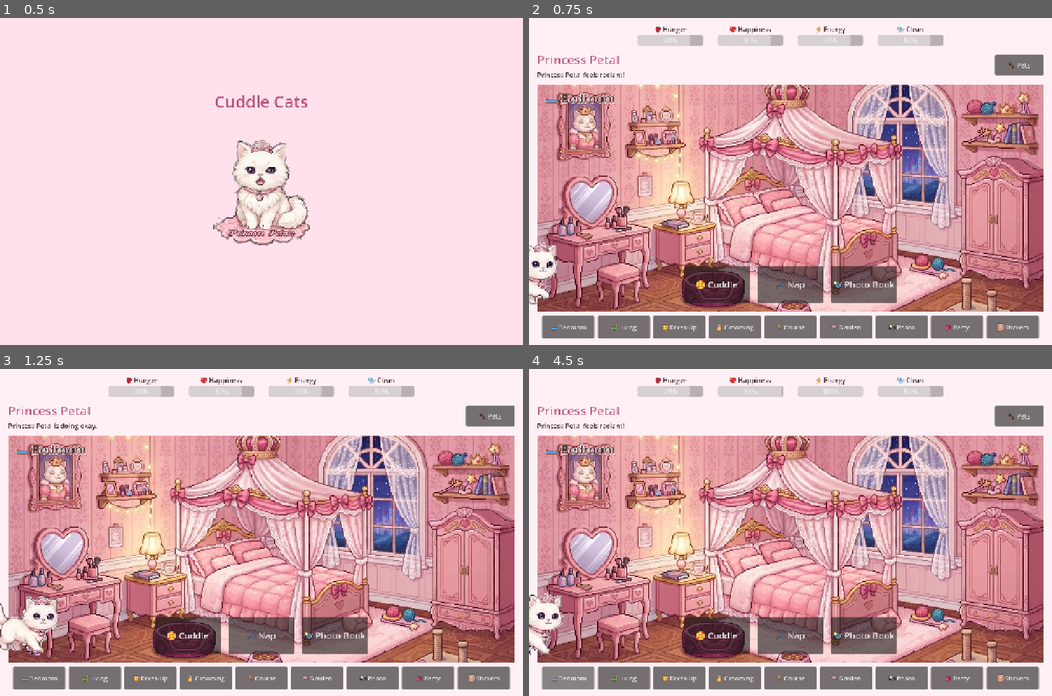
Above: before the commit, frames 1-4 (two rows, left to right).
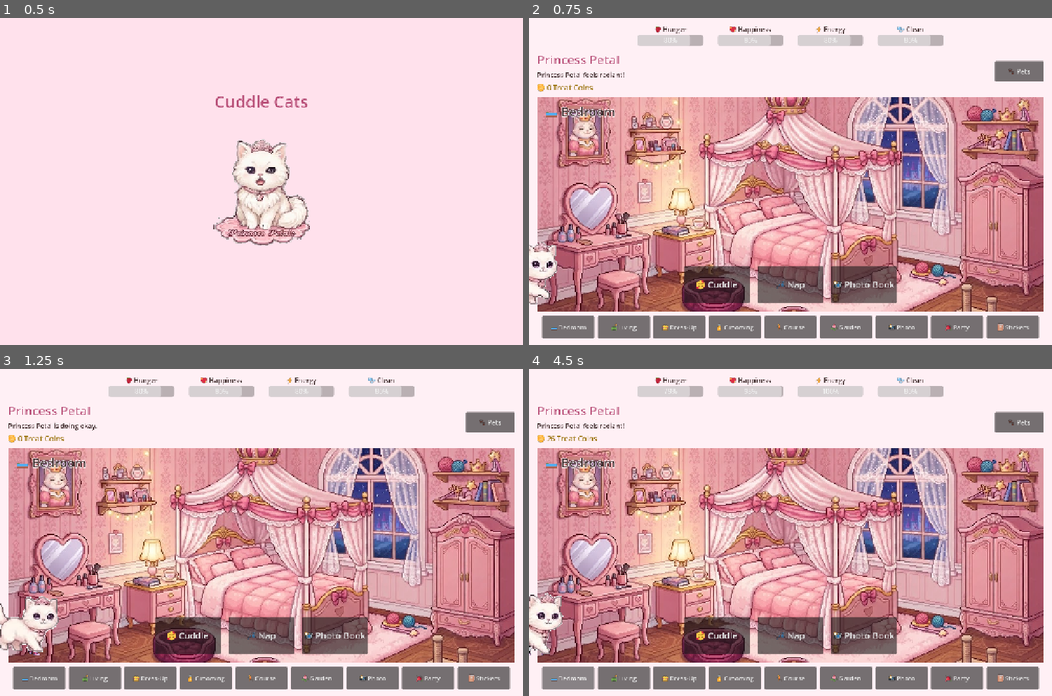
Above: after the commit, the same moments.

Repository: tux-te/CuddleCats
Game: Godot game, scene res://scenes/title_screen.tscn
Two runs of this game, one before a commit and one after it. Both use one fixed random seed, a clock stepped at 60 frames per second and the inputs below.
Inputs (mouse positions are in pixels of both pictures, inside the frame that each line leads up to):
- Up to frame 1 (0.5 s): no input
- Up to frame 2 (0.75 s): move the mouse to (905, 165) at 0.52 s; click (905, 165) at 0.67 s
- Up to frame 3 (1.25 s): no input
- Up to frame 4 (4.5 s): click "🥰 Cuddle" at 1.25 s; click "💤 Nap" at 2 s; click "🐾 Pets" at 2.75 s; click "📸 Photo Book" at 3.5 s; click "🛏️ Bedroom" at 4.25 s

Frame 1 is identical in both runs. In frame 2, 36% of the frame differs, in the area x 1-99%, y 11-90%; in frame 3, 35%; in frame 4, 36%.

Commit message:
Add Treat Coins, confetti/sfx juice, idle reactions, a Treat Catch minigame, and Pompom's bedroom
- Treat Coins economy: every care action, trick, and sticker earns coins,
  shown live in the header, with a confetti + fanfare celebration every
  50 coins.
- Procedural confetti bursts and synthesized chime/pop sound effects
  (no new audio assets needed) play on stickers and milestones.
- The active room pet gives a small idle reaction after ~9s of no
  interaction so the screen never feels frozen.
- New Treat Catch minigame in the Living Room: tap falling treats for
  15s to earn bonus coins and happiness.
- Fix the Bath Room hardcoding the cat-styled grooming background after
  drying instead of asking PetalState for the active pet's version (Kiwi
  was showing Petal's background).
- Add Pompom & Sheila's custom dog-themed bedroom art.

Co-Authored-By: Claude Sonnet 5 <noreply@anthropic.com>

Diff:
--- a/autoload/petal_state.gd
+++ b/autoload/petal_state.gd
@@ -12,6 +12,8 @@
 signal navigate_to_room(room_id: String)
 signal photo_taken
 signal pet_changed
+signal coins_changed
+signal milestone_reached(total: int)
 
 const MAX_STAT := 100.0
 const DECAY_PER_SEC := 0.15
@@ -57,6 +59,9 @@
 		},
 		"exclusive_groups": [["collar_pink", "collar_lavender", "collar_blue", "collar_green"]],
 		"tricks": ["sit", "come", "wave"],
+		"rooms": {
+			"bedroom": "res://Sprites/backgrounds/dog_bedroom.jpg",
+		},
 	},
 	"sheila": {
 		"name": "Sheila",
@@ -69,6 +74,9 @@
 			"collar_green": {"icon": "res://Sprites/pompom_collars/green.png", "anchor": {"l": 0.15, "t": 0.56, "r": 0.85, "b": 0.82}},
 		},
 		"exclusive_groups": [["collar_pink", "collar_lavender", "collar_blue", "collar_green"]],
+		"rooms": {
+			"bedroom": "res://Sprites/backgrounds/dog_bedroom.jpg",
+		},
 		"tricks": ["sit", "come", "wave"],
 	},
 	"kiwi": {
@@ -153,6 +161,7 @@
 	happiness = minf(MAX_STAT, happiness + 10.0)
 	stats_changed.emit()
 	award_sticker("tricks")
+	add_coins(3)
 
 const FRIENDS := {
 	"marigold": {"name": "Princess Marigold", "cutout": "res://Sprites/friend_cutout.png"},
@@ -202,6 +211,7 @@
 	"party": {"emoji": "🎉", "label": "Party Time"},
 	"fish": {"emoji": "🐟", "label": "Fisher"},
 	"tricks": {"emoji": "🎾", "label": "Good Trick!"},
+	"catch": {"emoji": "🍬", "label": "Treat Catcher"},
 }
 var earned_stickers := {}
 
@@ -215,6 +225,22 @@
 		return
 	earned_stickers[id] = true
 	sticker_earned.emit(id)
+	add_coins(10)
+
+# Treat Coins: a simple, gentle reward currency. Every bit of care earns a
+# few, with a bigger crate every MILESTONE_STEP coins - just a fun "ding!"
+# moment, never anything a 5-year-old could fail to reach.
+const MILESTONE_STEP := 50
+var coins := 0
+
+func add_coins(amount: int) -> void:
+	if amount <= 0:
+		return
+	var before := coins
+	coins += amount
+	coins_changed.emit()
+	if coins / MILESTONE_STEP > before / MILESTONE_STEP:
+		milestone_reached.emit(coins)
 
 func _ready() -> void:
 	_init_pet_records()
@@ -243,6 +269,7 @@
 	happiness = minf(MAX_STAT, happiness + 5.0)
 	stats_changed.emit()
 	award_sticker("feed")
+	add_coins(3)
 
 func play() -> void:
 	happiness = minf(MAX_STAT, happiness + 20.0)
@@ -250,44 +277,52 @@
 	cleanliness = maxf(0.0, cleanliness - 5.0)
 	stats_changed.emit()
 	award_sticker("play")
+	add_coins(4)
 
 func pet_her() -> void:
 	happiness = minf(MAX_STAT, happiness + 12.0)
 	stats_changed.emit()
 	award_sticker("pet")
+	add_coins(1)
 
 func pet_friend() -> void:
 	happiness = minf(MAX_STAT, happiness + 8.0)
 	stats_changed.emit()
+	add_coins(1)
 
 func cuddle() -> void:
 	happiness = minf(MAX_STAT, happiness + 18.0)
 	energy = minf(MAX_STAT, energy + 5.0)
 	stats_changed.emit()
 	award_sticker("cuddle")
+	add_coins(3)
 
 func bathe() -> void:
 	cleanliness = minf(MAX_STAT, cleanliness + 30.0)
 	happiness = minf(MAX_STAT, happiness + 5.0)
 	stats_changed.emit()
 	award_sticker("bathe")
+	add_coins(5)
 
 func brush() -> void:
 	cleanliness = minf(MAX_STAT, cleanliness + 15.0)
 	happiness = minf(MAX_STAT, happiness + 10.0)
 	stats_changed.emit()
 	award_sticker("brush")
+	add_coins(4)
 
 func nap() -> void:
 	energy = minf(MAX_STAT, energy + 35.0)
 	stats_changed.emit()
 	award_sticker("nap")
+	add_coins(3)
 
 func stroll() -> void:
 	happiness = minf(MAX_STAT, happiness + 20.0)
 	energy = maxf(0.0, energy - 10.0)
 	stats_changed.emit()
 	award_sticker("stroll")
+	add_coins(4)
 
 func obstacle_course() -> void:
 	happiness = minf(MAX_STAT, happiness + 25.0)
@@ -295,6 +330,7 @@
 	cleanliness = maxf(0.0, cleanliness - 8.0)
 	stats_changed.emit()
 	award_sticker("obstacle")
+	add_coins(5)
 
 func take_photo(snapshot: Texture2D) -> void:
 	photos.append(snapshot)
@@ -304,21 +340,31 @@
 	happiness = minf(MAX_STAT, happiness + 10.0)
 	stats_changed.emit()
 	award_sticker("photo")
+	add_coins(3)
 
 func celebrate_party() -> void:
 	happiness = MAX_STAT
 	stats_changed.emit()
 	award_sticker("party")
+	add_coins(6)
 
 func catch_fish() -> void:
 	happiness = minf(MAX_STAT, happiness + 10.0)
 	stats_changed.emit()
 	award_sticker("fish")
+	add_coins(5)
+
+func catch_treat() -> void:
+	happiness = minf(MAX_STAT, happiness + 3.0)
+	stats_changed.emit()
+	award_sticker("catch")
+	add_coins(2)
 
 func invite_friend(id: String) -> void:
 	visiting_friend = id
 	happiness = minf(MAX_STAT, happiness + 20.0)
 	award_sticker("friend")
+	add_coins(4)
 	stats_changed.emit()
 	friend_changed.emit()
 
--- a/scenes/main.tscn
+++ b/scenes/main.tscn
@@ -128,6 +128,13 @@
 theme_override_colors/font_color = Color(0.23, 0.16, 0.16, 1)
 text = "Princess Petal feels radiant!"
 
+[node name="CoinsLabel" type="Label" parent="Root/Header/Info"]
+unique_name_in_owner = true
+layout_mode = 2
+theme_override_colors/font_color = Color(0.62, 0.47, 0.09, 1)
+theme_override_font_sizes/font_size = 18
+text = "🪙 0 Treat Coins"
+
 [node name="PetsButton" type="Button" parent="Root/Header"]
 unique_name_in_owner = true
 custom_minimum_size = Vector2(120, 50)
--- a/scenes/rooms/living_room.tscn
+++ b/scenes/rooms/living_room.tscn
@@ -217,3 +217,10 @@
 layout_mode = 2
 theme_override_font_sizes/font_size = 20
 text = "🎾 Tricks"
+
+[node name="TreatCatchButton" type="Button" parent="Buttons"]
+unique_name_in_owner = true
+custom_minimum_size = Vector2(160, 90)
+layout_mode = 2
+theme_override_font_sizes/font_size = 18
+text = "🍬 Treat Catch"
--- /dev/null
+++ b/scripts/confetti.gd
@@ -0,0 +1,38 @@
+extends RefCounted
+
+# Procedural confetti burst - no art assets needed, just a handful of
+# colored squares that pop outward and tumble down before fading. Used
+# for stickers, coin milestones, and other "yay!" moments.
+
+const COLORS := [
+	Color(1.0, 0.55, 0.7),
+	Color(1.0, 0.8, 0.3),
+	Color(0.55, 0.85, 1.0),
+	Color(0.7, 1.0, 0.6),
+	Color(0.85, 0.6, 1.0),
+]
+
+static func burst(parent: Control, at: Vector2, count: int = 18) -> void:
+	if not is_instance_valid(parent):
+		return
+	for _i in range(count):
+		var piece := ColorRect.new()
+		piece.color = COLORS[randi() % COLORS.size()]
+		piece.size = Vector2(randf_range(6.0, 12.0), randf_range(6.0, 12.0))
+		piece.position = at - piece.size / 2.0
+		piece.z_index = 20
+		piece.mouse_filter = Control.MOUSE_FILTER_IGNORE
+		piece.pivot_offset = piece.size / 2.0
+		parent.add_child(piece)
+
+		var angle := randf_range(0.0, TAU)
+		var dist := randf_range(60.0, 160.0)
+		var target := at + Vector2(cos(angle), sin(angle) * 0.6 - 0.4) * dist
+
+		var tween := parent.create_tween()
+		tween.set_parallel(true)
+		tween.tween_property(piece, "position", target - piece.size / 2.0, randf_range(0.5, 0.8)).set_trans(Tween.TRANS_CUBIC).set_ease(Tween.EASE_OUT)
+		tween.tween_property(piece, "rotation_degrees", randf_range(-360.0, 360.0), randf_range(0.5, 0.8))
+		tween.chain().tween_property(piece, "position:y", target.y - piece.size.y / 2.0 + 90.0, 0.5).set_trans(Tween.TRANS_QUAD).set_ease(Tween.EASE_IN)
+		tween.parallel().tween_property(piece, "modulate:a", 0.0, 0.4)
+		tween.chain().tween_callback(piece.queue_free)
--- a/scripts/main.gd
+++ b/scripts/main.gd
@@ -2,6 +2,11 @@
 
 const Feedback = preload("res://scripts/room_feedback.gd")
 const PetCameo = preload("res://scripts/pet_cameo.gd")
+const Confetti = preload("res://scripts/confetti.gd")
+const Sfx = preload("res://scripts/sfx.gd")
+
+const IDLE_REACTION_SECONDS := 9.0
+const IDLE_REACTIONS := ["😽 blink", "🐾 stretch~", "💤 yawn~", "😊 happy sigh"]
 
 const ROOMS := {
 	"bedroom": preload("res://scenes/rooms/bedroom.tscn"),
@@ -30,6 +35,7 @@
 @onready var pets_button: Button = %PetsButton
 @onready var pet_picker: Control = %PetPicker
 @onready var pet_list: HBoxContainer = %PetList
+@onready var coins_label: Label = %CoinsLabel
 
 var current_room: Control = null
 var current_room_id := "bedroom"
@@ -37,6 +43,7 @@
 var accessory_nodes := {}
 var static_owner: Texture2D
 var is_playing := false
+var seconds_since_interaction := 0.0
 
 func _ready() -> void:
 	static_owner = load("res://Sprites/owner.png")
@@ -47,7 +54,11 @@
 	PetalState.play_animation_requested.connect(_play_toy_animation)
 	PetalState.navigate_to_room.connect(_show_room)
 	PetalState.pet_changed.connect(_on_pet_changed)
+	PetalState.coins_changed.connect(_refresh_coins)
+	PetalState.sticker_earned.connect(_on_sticker_earned)
+	PetalState.milestone_reached.connect(_on_milestone_reached)
 	_refresh_stats()
+	_refresh_coins()
 
 	%BedroomButton.pressed.connect(_show_room.bind("bedroom"))
 	%LivingButton.pressed.connect(_show_room.bind("living"))
@@ -63,6 +74,39 @@
 	%ClosePetPickerButton.pressed.connect(_close_pet_picker)
 
 	_show_room("bedroom")
+
+	var idle_timer := Timer.new()
+	idle_timer.wait_time = 1.0
+	idle_timer.autostart = true
+	idle_timer.timeout.connect(_on_idle_tick)
+	add_child(idle_timer)
+
+func _refresh_coins() -> void:
+	coins_label.text = "🪙 %d Treat Coin%s" % [PetalState.coins, "" if PetalState.coins == 1 else "s"]
+
+func _on_sticker_earned(_id: String) -> void:
+	Sfx.chime(self)
+	if room_petal and is_instance_valid(room_petal):
+		Confetti.burst(current_room, room_petal.global_position + room_petal.size / 2.0, 14)
+
+func _on_milestone_reached(total: int) -> void:
+	Sfx.fanfare(self)
+	var at: Vector2 = room_petal.global_position + room_petal.size / 2.0 if room_petal and is_instance_valid(room_petal) else get_viewport_rect().size / 2.0
+	Confetti.burst(self, at, 30)
+	Feedback.pop(self, "🪙 %d Treat Coins! Yay!" % total, at + Vector2(-60, -60))
+
+# A little life in the room: if nobody has interacted for a while, the
+# pet gives a small cute reaction so the screen never feels frozen.
+# Resets whenever petting happens (see _on_room_pet_input).
+func _on_idle_tick() -> void:
+	seconds_since_interaction += 1.0
+	if seconds_since_interaction < IDLE_REACTION_SECONDS:
+		return
+	seconds_since_interaction = 0.0
+	if not room_petal or not is_instance_valid(room_petal) or is_playing:
+		return
+	_bounce_pet()
+	Feedback.pop(self, IDLE_REACTIONS.pick_random(), room_petal.global_position + Vector2(60, 0))
 
 func _show_room(id: String) -> void:
 	current_room_id = id
@@ -180,7 +224,9 @@
 	var is_click: bool = event is InputEventMouseButton and event.pressed
 	var is_touch: bool = event is InputEventScreenTouch and event.pressed
 	if is_click or is_touch:
+		seconds_since_interaction = 0.0
 		PetalState.pet_her()
+		Sfx.pop(self)
 		Feedback.pop(self, ["🥰 purr~", "💕", "😻"].pick_random(), room_petal.global_position + Vector2(60, 20))
 		_bounce_pet()
 
--- a/scripts/room_bath.gd
+++ b/scripts/room_bath.gd
@@ -118,7 +118,7 @@
 	stage = Stage.DRYING
 	suds_bar.visible = false
 	action_button.visible = false
-	background.texture = load(GROOMING_BG)
+	background.texture = load(PetalState.room_bg("grooming", GROOMING_BG))
 	%Title.text = "💨 Blow Dry"
 	petal.texture = load(PetalState.cutout_path())
 	petal.visible = true
--- a/scripts/room_living.gd
+++ b/scripts/room_living.gd
@@ -2,10 +2,24 @@
 
 const Feedback = preload("res://scripts/room_feedback.gd")
 const PetCameo = preload("res://scripts/pet_cameo.gd")
+const Confetti = preload("res://scripts/confetti.gd")
+const Sfx = preload("res://scripts/sfx.gd")
+
+const TREAT_EMOJIS := ["🍬", "🍪", "🧁", "🍓", "🍩"]
+const TREAT_GAME_SECONDS := 16.0
+const TREAT_SPAWN_EVERY := 0.85
+const TREAT_FALL_SPEED := 140.0
 
 @onready var background: TextureRect = %Background
 
 var friend_busy := false
+
+var treat_overlay: Control = null
+var treat_score := 0
+var treat_time_left := 0.0
+var treat_spawn_countdown := 0.0
+var treat_game_active := false
+var active_treats: Array[Label] = []
 
 func _ready() -> void:
 	background.texture = load("res://Sprites/backgrounds/living_room.jpg")
@@ -41,6 +55,107 @@
 	%SitTrickButton.pressed.connect(_on_trick_chosen.bind("sit"))
 	%ComeTrickButton.pressed.connect(_on_trick_chosen.bind("come"))
 	%WaveTrickButton.pressed.connect(_on_trick_chosen.bind("wave"))
+
+	%TreatCatchButton.pressed.connect(_start_treat_catch)
+
+func _process(delta: float) -> void:
+	if not treat_game_active:
+		return
+	treat_time_left -= delta
+	for treat in active_treats.duplicate():
+		if not is_instance_valid(treat):
+			active_treats.erase(treat)
+			continue
+		treat.position.y += TREAT_FALL_SPEED * delta
+		if treat.position.y > size.y:
+			active_treats.erase(treat)
+			treat.queue_free()
+
+	if treat_time_left > 0.0:
+		treat_spawn_countdown -= delta
+		if treat_spawn_countdown <= 0.0:
+			treat_spawn_countdown = TREAT_SPAWN_EVERY
+			_spawn_treat()
+	elif active_treats.is_empty():
+		_finish_treat_catch()
+
+func _start_treat_catch() -> void:
+	if treat_game_active:
+		return
+	treat_game_active = true
+	treat_score = 0
+	treat_time_left = TREAT_GAME_SECONDS
+	treat_spawn_countdown = 0.0
+	active_treats.clear()
+	%TreatCatchButton.disabled = true
+
+	treat_overlay = Control.new()
+	treat_overlay.set_anchors_preset(Control.PRESET_FULL_RECT)
+	treat_overlay.mouse_filter = Control.MOUSE_FILTER_IGNORE
+	add_child(treat_overlay)
+
+	var title := Label.new()
+	title.text = "🍬 Catch the treats!"
+	title.add_theme_font_size_override("font_size", 24)
+	title.position = Vector2(20, 70)
+	treat_overlay.add_child(title)
+
+	Feedback.pop(self, "🍬 tap the treats before they land!", %TreatCatchButton.global_position + Vector2(0, -20))
+
+func _spawn_treat() -> void:
+	if not is_instance_valid(treat_overlay):
+		return
+	var treat := Label.new()
+	treat.text = TREAT_EMOJIS.pick_random()
+	treat.add_theme_font_size_override("font_size", 40)
+	treat.mouse_filter = Control.MOUSE_FILTER_STOP
+	treat.position = Vector2(randf_range(20.0, maxf(40.0, size.x - 60.0)), -40.0)
+	treat.gui_input.connect(_on_treat_input.bind(treat))
+	treat_overlay.add_child(treat)
+	active_treats.append(treat)
+
+func _on_treat_input(event: InputEvent, treat: Label) -> void:
+	var is_click: bool = event is InputEventMouseButton and event.pressed
+	var is_touch: bool = event is InputEventScreenTouch and event.pressed
+	if not (is_click or is_touch) or not is_instance_valid(treat):
+		return
+	active_treats.erase(treat)
+	treat_score += 1
+	PetalState.catch_treat()
+	Sfx.pop(self)
+	Confetti.burst(treat_overlay, treat.position, 6)
+	Feedback.pop(self, "✨ yum!", treat.position)
+	treat.queue_free()
+
+func _finish_treat_catch() -> void:
+	treat_game_active = false
+	%TreatCatchButton.disabled = false
+	if not is_instance_valid(treat_overlay):
+		return
+
+	var result := Label.new()
+	result.text = "🎉 You caught %d treat%s!" % [treat_score, "" if treat_score == 1 else "s"]
+	result.add_theme_font_size_override("font_size", 26)
+	result.position = Vector2(20, 130)
+	treat_overlay.add_child(result)
+
+	if treat_score >= 5:
+		Sfx.fanfare(self)
+		Confetti.burst(treat_overlay, Vector2(size.x / 2.0, size.y / 2.0), 24)
+
+	var close_button := Button.new()
+	close_button.text = "✅ Done"
+	close_button.custom_minimum_size = Vector2(140, 60)
+	close_button.position = Vector2(20, 180)
+	close_button.mouse_filter = Control.MOUSE_FILTER_STOP
+	close_button.pressed.connect(_close_treat_catch)
+	treat_overlay.add_child(close_button)
+
+func _close_treat_catch() -> void:
+	if is_instance_valid(treat_overlay):
+		treat_overlay.queue_free()
+	treat_overlay = null
+	active_treats.clear()
 
 func _update_food_icon() -> void:
 	var level := _hunger_level()
--- /dev/null
+++ b/scripts/sfx.gd
@@ -0,0 +1,48 @@
+extends RefCounted
+
+# Tiny procedural sound effects - generated as simple sine-wave tones at
+# runtime so the game doesn't need any bundled audio files. Each call
+# spawns a one-shot AudioStreamPlayer that frees itself when done.
+
+const MIX_RATE := 22050.0
+
+static func _play_tones(parent: Node, freqs: Array, note_len: float, volume_db: float = -8.0) -> void:
+	if not is_instance_valid(parent):
+		return
+	var generator := AudioStreamGenerator.new()
+	generator.mix_rate = MIX_RATE
+	generator.buffer_length = 0.3
+
+	var player := AudioStreamPlayer.new()
+	player.stream = generator
+	player.volume_db = volume_db
+	parent.add_child(player)
+	player.play()
+
+	var playback: AudioStreamGeneratorPlayback = player.get_stream_playback()
+	if playback == null:
+		player.queue_free()
+		return
+
+	var frames_per_note := int(MIX_RATE * note_len)
+	for freq in freqs:
+		var phase := 0.0
+		var increment := float(freq) / MIX_RATE
+		for i in range(frames_per_note):
+			var envelope := 1.0 - float(i) / float(frames_per_note)
+			var sample := sin(phase * TAU) * envelope * 0.5
+			phase = fmod(phase + increment, 1.0)
+			playback.push_frame(Vector2(sample, sample))
+
+	await parent.get_tree().create_timer(note_len * freqs.size() + 0.15).timeout
+	if is_instance_valid(player):
+		player.queue_free()
+
+static func pop(parent: Node) -> void:
+	_play_tones(parent, [660.0], 0.08, -6.0)
+
+static func chime(parent: Node) -> void:
+	_play_tones(parent, [523.25, 783.99], 0.12, -6.0)
+
+static func fanfare(parent: Node) -> void:
+	_play_tones(parent, [523.25, 659.25, 783.99, 1046.5], 0.13, -4.0)
Binary file added: Sprites/backgrounds/dog_bedroom.jpg
Not shown, added: Sprites/backgrounds/dog_bedroom.jpg.import
Not shown, added: scripts/confetti.gd.uid
Not shown, added: scripts/sfx.gd.uid
